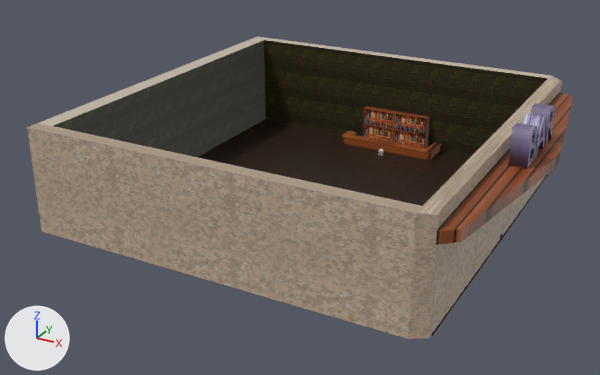
An edit to the FBX model FPS Dummy 64/Assets/Models/Bar/Bar.fbx, drawn before and after from the same camera.
Before and after are seen from a 50 mm camera at (52.2, -103.3, 52.5) aimed at (-2.0, -4.8, 3.2). Lighting does not change. The marker at lower left points along +X, +Y and +Z. Where no turn or scale is listed for an object, it has been applied to the vertices. Vertices at the same position are counted once.

Names of what the first picture shows: 'Booze', 'Cube', 'Cube.001', 'Floor', 'Text'.
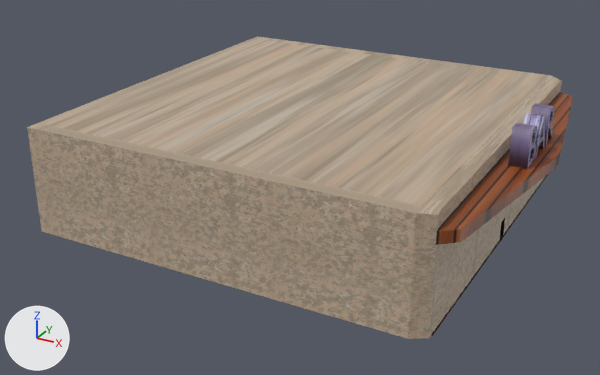
Pixel boxes (x1, y1, x2, y2) of what changed, in the pictures (600 x 375 px):
part 1 of me_cube_001, built on: before (54, 40, 264, 131); after (54, 40, 548, 206)
part 2 of me_cube_001, surface changed (grey to beige): (29, 36, 551, 129) in both
part 3 of me_cube_001, recoloured: (500, 218, 505, 235) in both
'Floor', unchanged, covered by the edit: before (198, 119, 548, 336); after (432, 174, 548, 336)
'Booze', unchanged, covered by the edit: before (362, 106, 430, 148)
'Cube.001', unchanged, covered by the edit: before (342, 131, 442, 160)

What changed in the scene script:
```text
Change me_cube_001:
    used by ob_cube; location = (26.2, 0.0, 7.7)
    verts and faces of me_cube_001; kept vertices keep their numbers, new ones are numbered from 122
    before: 96 (-53.4, 27.3, 7.7) at pixel (264, 40), 97 (-53.4, 27.3, 5.8) at pixel (264, 50), 118 (-53.4, -27.3, 7.7) at pixel (52, 126), 121 (-53.4, -27.3, 5.8)
    remove me_cube_001.from_pydata(...)  # 122 vertices, 121 faces; spans x -56.0..7.1, y -29.2..29.2, z -7.7..7.7
    add me_cube_001.from_pydata(...)  # 126 vertices, 125 faces; spans x -56.0..7.1, y -29.2..29.2, z -7.7..7.7
    me_cube_001 part 1
    add delete_faces([(96, 118, 121, 97)])
    add for new, old in zip([*range(122, 126)], [96, 97, 118, 121]): verts[new] = verts[old] + (52.4, 0.0, 0.0)
    add faces += [(96, 118, 124, 122)]  # mat_outside (picture img_hmc_textures_09800_rgba16_png)
    add faces += [(122, 124, 125, 123), (97, 123, 125, 121), (96, 122, 123, 97)]  # mat_inside (picture img_jrb_textures_0a000_rgba16_png)
    add faces += [(118, 121, 125, 124)]  # mat_material (white #e7e7e7)
    me_cube_001 part 2: 4 kept faces spanning x -56.0..-1.0, y -29.2..29.2, z 7.7 get new texture (UV) coordinates
    me_cube_001 part 3: 7 faces spanning x -56.0..1.0, y -27.3..0.8, z -7.7..7.7 switch from mat_material (white #e7e7e7) to mat_inside (picture img_jrb_textures_0a000_rgba16_png)
```
